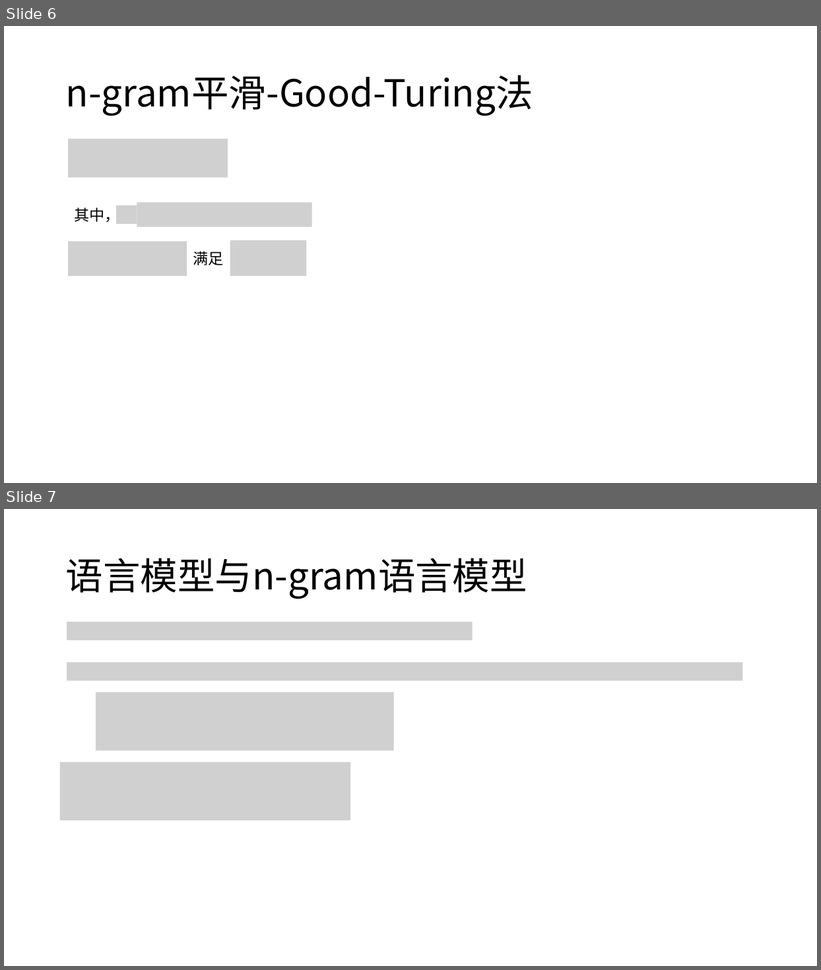
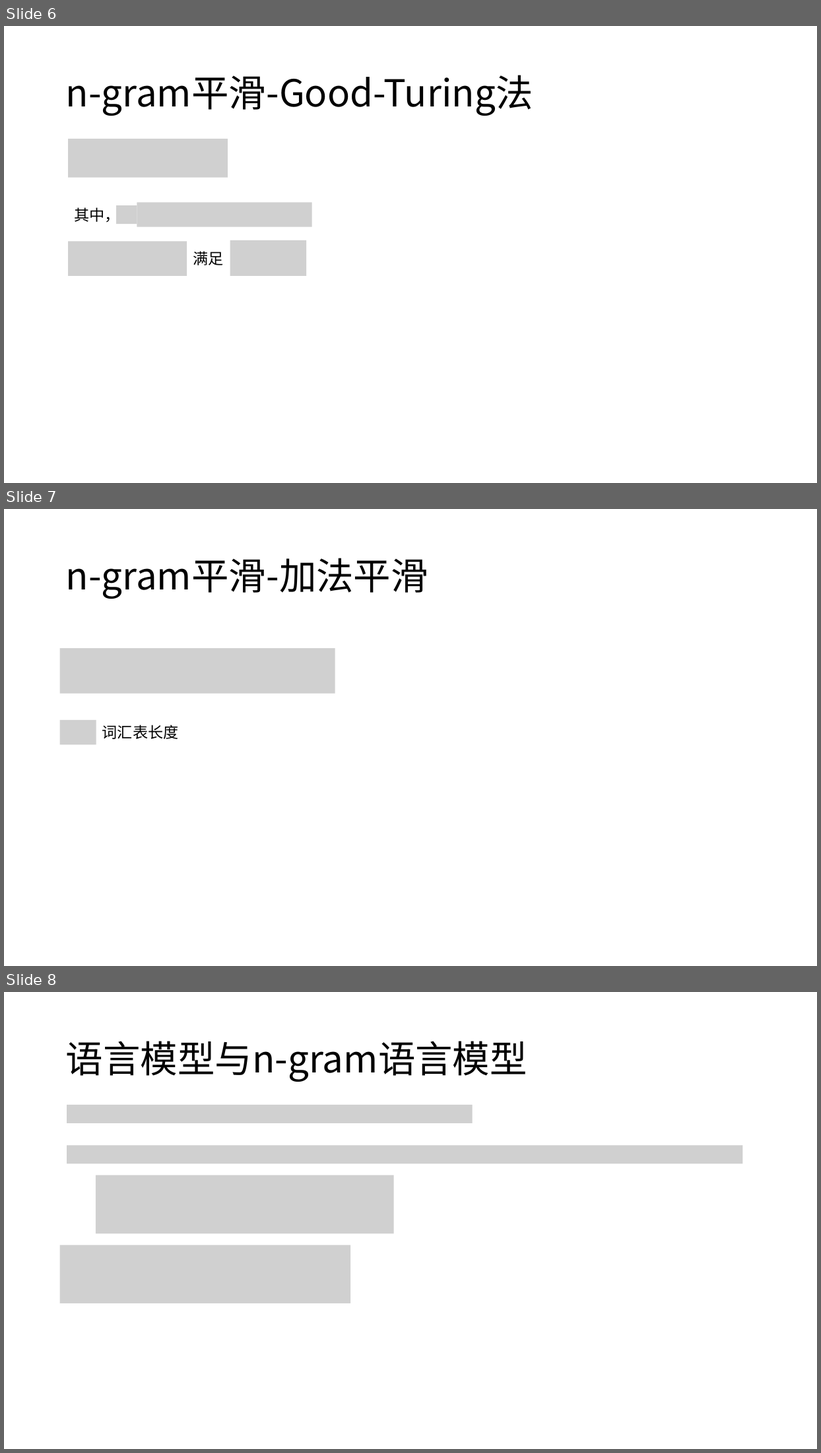
Before and after one commit to panda2019-ai/natural_language_processing, a slide deck: doc/语言模型.pptx. Shown one above the other, each under a label of ours: slides 6 and 7 before the commit, slides 6, 7 and 8 after it. The pictures are 821x970 and 821x1453 pixels, drawn with LibreOffice and Linux fonts; fonts in the diff are those of the drawing; grey boxes stand for pictures. Boxes give left, top, right and bottom in pixels: in the first picture for what was removed or moved away, otherwise in the second. Text is boxed around its words. In the diff, an @@ line names an element or a change of style, - is before the commit and + after.

Commit message:
add 平滑

```diff
--- a/doc/语言模型.pptx
+++ b/doc/语言模型.pptx
@@ slide 7 added at [4,509,817,966], background #FFFFFF @@
@@ title added at [66,558,428,599], 44 pt, text #000000 @@
+n-gram平滑-加法平滑
@@ picture added at [60,648,335,693] @@
@@ picture added at [60,720,96,745] @@
@@ text added at [102,725,178,739], 18 pt, text #000000 @@
+词汇表长度
@@ what was slide 7 is now slide 8 @@
```
Also in this commit, not shown: 13 other files.
